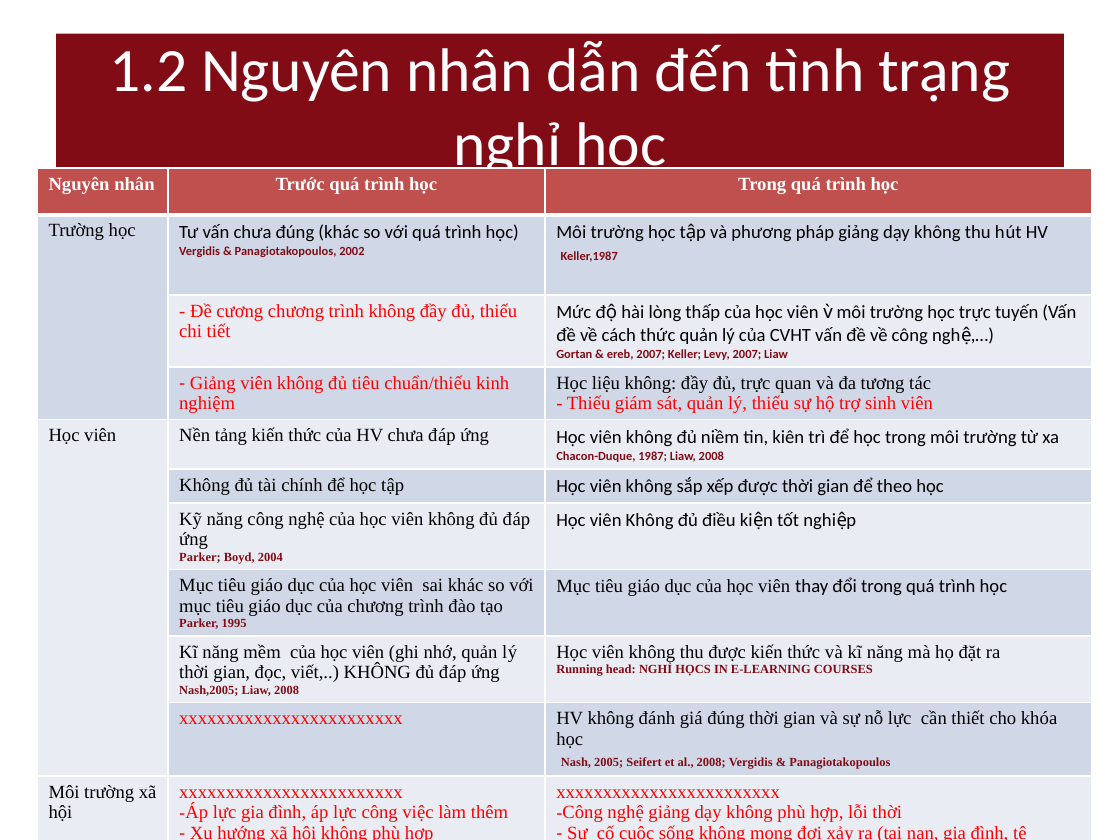
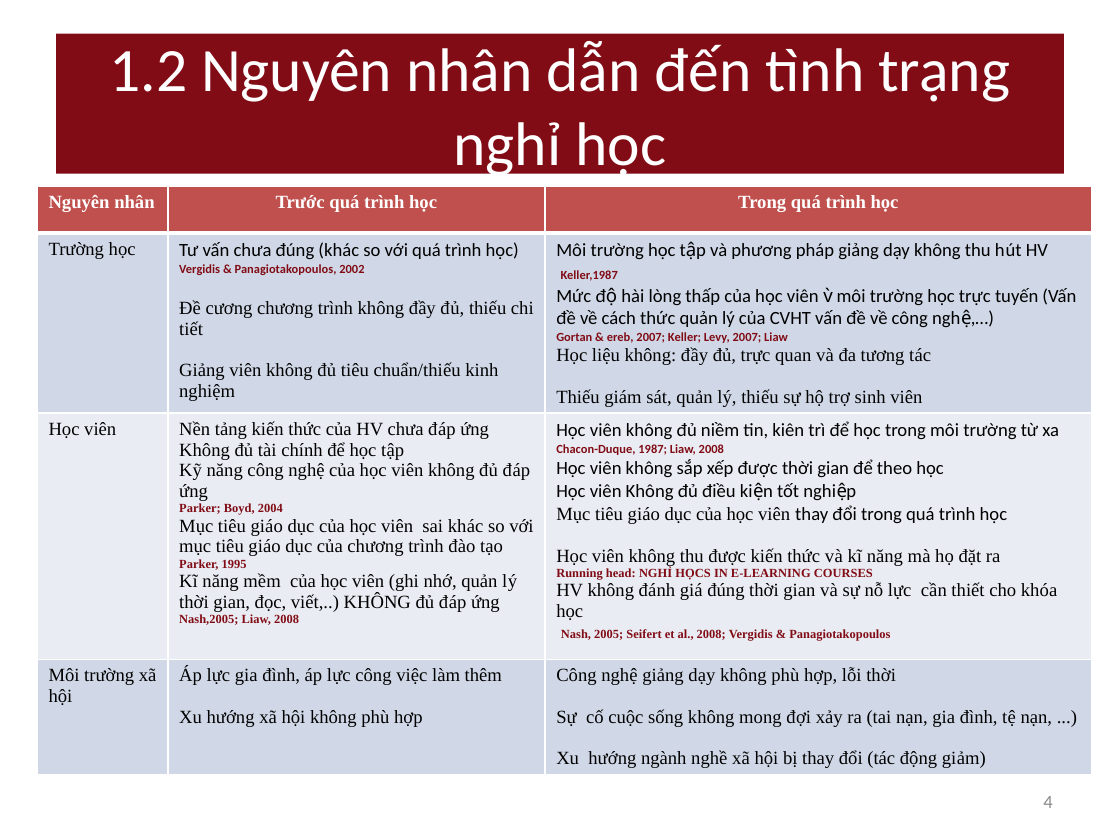
Before and after one commit to nguyendanhtu/drop-out, a slide deck: slide 4 of 01. Document/DropOut_Project_Report v_3.12.2011.pptx. Drawn at 1120x840 pixels with LibreOffice and Linux fonts; fonts in the diff are those of the drawing. Boxes give left, top, right and bottom in pixels: in the first picture for what was removed or moved away, otherwise in the second. Text is boxed around its words. In the diff, an @@ line names an element or a change of style, - is before the commit and + after.

Commit message:
Update PPT

```diff
--- a/01. Document/DropOut_Project_Report v_3.12.2011.pptx
+++ b/01. Document/DropOut_Project_Report v_3.12.2011.pptx
@@ table at (37, 187, 1092, 786) @@
-row 2: Trường học | Tư vấn chưa đúng (khác so với quá trình học) / Vergidis & Panagiotakopoulos, 2002 | Môi trường học tập và phương pháp giảng dạy không thu hút HV / Keller,1987
-row 3:  | - Đề cương chương trình không đầy đủ, thiếu chi tiết | Mức độ hài lòng thấp của học viên v̀ môi trường học trực tuyến (Vấn đề về cách thức quản lý của CVHT vấn đề về công nghệ,…) / Gortan & ereb, 2007; Keller; Levy, 2007; Liaw
-row 4:  | Giảng viên không đủ tiêu chuẩn/thiếu kinh nghiệm | Học liệu không: đầy đủ, trực quan và đa tương tác / - Thiếu giám sát, quản lý, thiếu sự hộ trợ sinh viên
-row 5: Học viên | Nền tảng kiến thức của HV chưa đáp ứng | Học viên không đủ niềm tin, kiên trì để học trong môi trường từ xa Chacon-Duque, 1987; Liaw, 2008
-row 6:  | Không đủ tài chính để học tập | Học viên không sắp xếp được thời gian để theo học
-row 7:  | Kỹ năng công nghệ của học viên không đủ đáp ứng / Parker; Boyd, 2004 | Học viên Không đủ điều kiện tốt nghiệp
-row 8:  | Mục tiêu giáo dục của học viên sai khác so với mục tiêu giáo dục của chương trình đào tạo / Parker, 1995 | Mục tiêu giáo dục của học viên thay đổi trong quá trình học
-row 9:  | Kĩ năng mềm của học viên (ghi nhớ, quản lý thời gian, đọc, viết,..) KHÔNG đủ đáp ứng / Nash,2005; Liaw, 2008 | Học viên không thu được kiến thức và kĩ năng mà họ đặt ra / Running head: NGHỈ HỌCS IN E-LEARNING COURSES
-row 10:  | xxxxxxxxxxxxxxxxxxxxxxxx | HV không đánh giá đúng thời gian và sự nỗ lực cần thiết cho khóa học / Nash, 2005; Seifert et al., 2008; Vergidis & Panagiotakopoulos
-row 11: Môi trường xã hội | xxxxxxxxxxxxxxxxxxxxxxxx / Áp lực gia đình, áp lực công việc làm thêm / Xu hướng xã hội không phù hợp | xxxxxxxxxxxxxxxxxxxxxxxx / Công nghệ giảng dạy không phù hợp, lỗi thời / Sự cố cuộc sống không mong đợi xảy ra (tai nạn, gia đình, tệ nạn, ...) / Xu hướng ngành nghề xã hội bị thay đổi (tác động giảm)
+row 2: Trường học | Tư vấn chưa đúng (khác so với quá trình học) / Vergidis & Panagiotakopoulos, 2002 / Đề cương chương trình không đầy đủ, thiếu chi tiết / Giảng viên không đủ tiêu chuẩn/thiếu kinh nghiệm | Môi trường học tập và phương pháp giảng dạy không thu hút HV / Keller,1987 / Mức độ hài lòng thấp của học viên v̀ môi trường học trực tuyến (Vấn đề về cách thức quản lý của CVHT vấn đề về công nghệ,…) / Gortan & ereb, 2007; Keller; Levy, 2007; Liaw / Học liệu không: đầy đủ, trực quan và đa tương tác / Thiếu giám sát, quản lý, thiếu sự hộ trợ sinh viên
+row 3: Học viên | Nền tảng kiến thức của HV chưa đáp ứng / Không đủ tài chính để học tập / Kỹ năng công nghệ của học viên không đủ đáp ứng / Parker; Boyd, 2004 / Mục tiêu giáo dục của học viên sai khác so với mục tiêu giáo dục của chương trình đào tạo / Parker, 1995 / Kĩ năng mềm của học viên (ghi nhớ, quản lý thời gian, đọc, viết,..) KHÔNG đủ đáp ứng / Nash,2005; Liaw, 2008 | Học viên không đủ niềm tin, kiên trì để học trong môi trường từ xa Chacon-Duque, 1987; Liaw, 2008 / Học viên không sắp xếp được thời gian để theo học / Học viên Không đủ điều kiện tốt nghiệp / Mục tiêu giáo dục của học viên thay đổi trong quá trình học / Học viên không thu được kiến thức và kĩ năng mà họ đặt ra / Running head: NGHỈ HỌCS IN E-LEARNING COURSES / HV không đánh giá đúng thời gian và sự nỗ lực cần thiết cho khóa học / Nash, 2005; Seifert et al., 2008; Vergidis & Panagiotakopoulos
+row 4: Môi trường xã hội | Áp lực gia đình, áp lực công việc làm thêm / Xu hướng xã hội không phù hợp | Công nghệ giảng dạy không phù hợp, lỗi thời / Sự cố cuộc sống không mong đợi xảy ra (tai nạn, gia đình, tệ nạn, ...) / Xu hướng ngành nghề xã hội bị thay đổi (tác động giảm)
@@ table: place and size @@
-table at (37, 168, 1092, 840)
+table at (37, 187, 1092, 786)
@@ page number added at (1043, 796, 1052, 808), 12 pt, text #8C8C8C @@
+4
```
Also in this commit, not shown: 18 other slides changed, 2 slides added, 1 other file.
